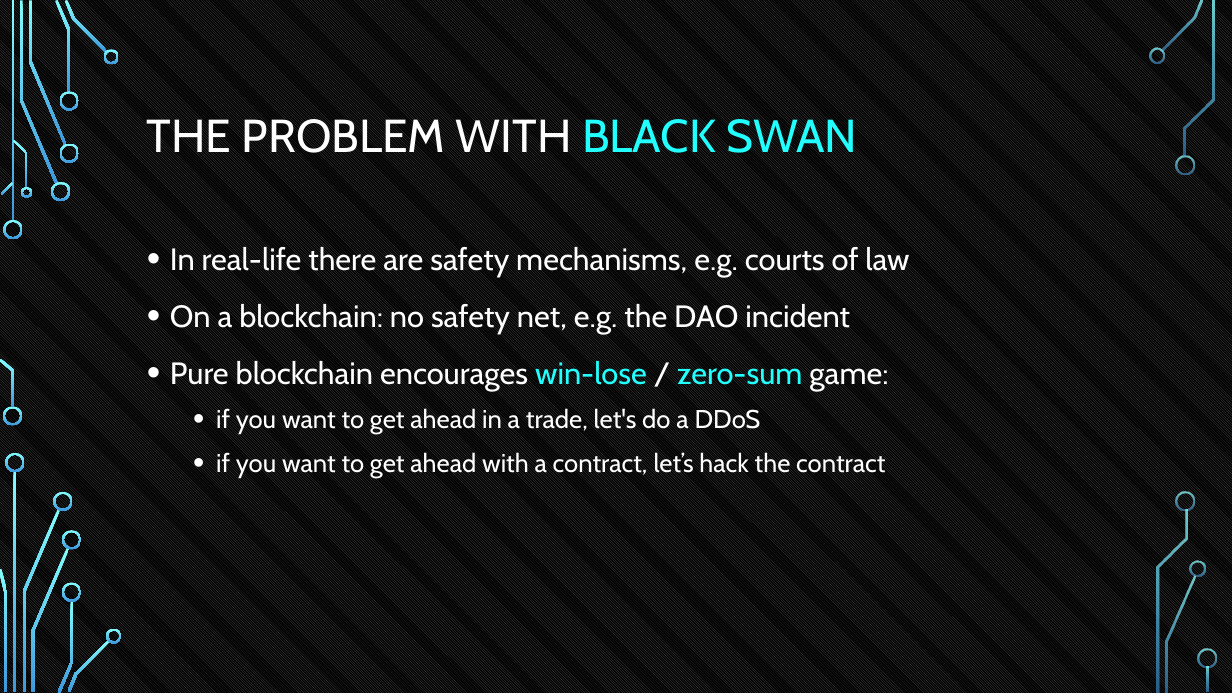
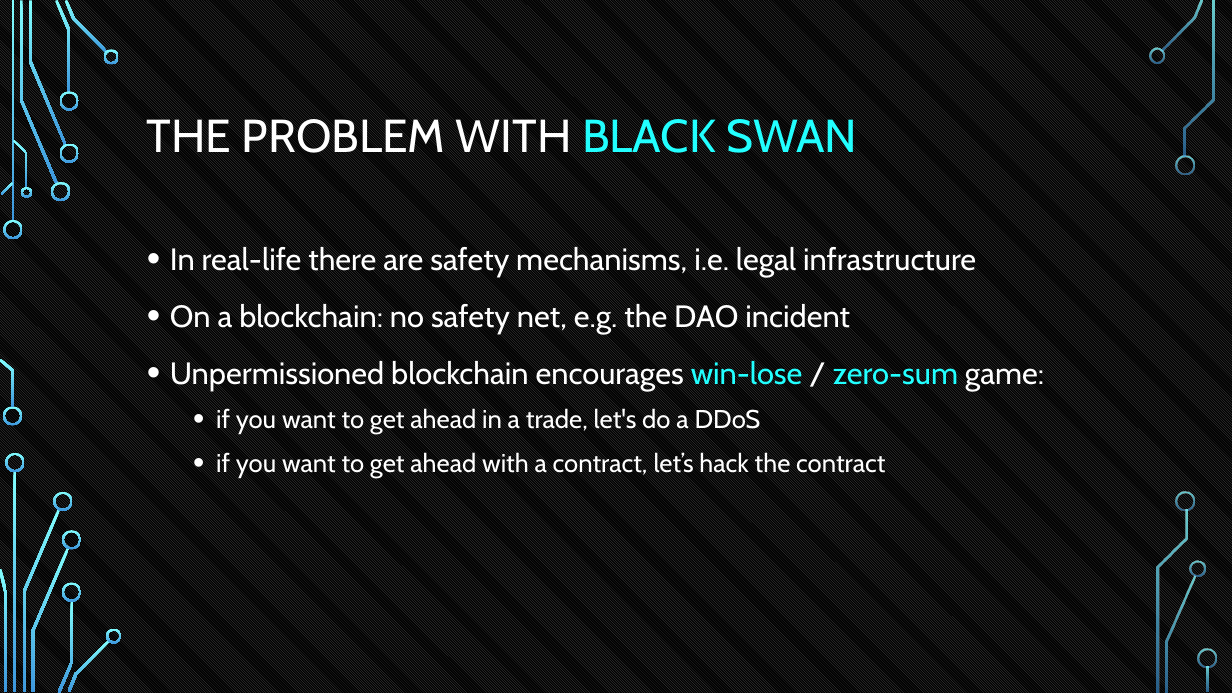
Before and after one commit to tokenika/tokenika.github.io, a slide deck: slide 8 of eostalk/EOS Talk Lodz2.pptx (slide 9 before the commit). Drawn at 1232x693 pixels with LibreOffice and Linux fonts; fonts in the diff are those of the drawing; background and template pictures are left out. Boxes give left, top, right and bottom in pixels: in the first picture for what was removed or moved away, otherwise in the second. Text is boxed around its words. In the diff, an @@ line names an element or a change of style, - is before the commit and + after.

```diff
--- a/eostalk/EOS Talk Lodz2.pptx
+++ b/eostalk/EOS Talk Lodz2.pptx
@@ text at <box>170,246,976,276</box>: text changed @@
-• In real-life there are safety mechanisms, e.g. courts of law
+• In real-life there are safety mechanisms, i.e. legal infrastructure
@@ text at <box>170,360,1044,391</box>: text changed @@
-• Pure blockchain encourages win-lose / zero-sum game:
+• Unpermissioned blockchain encourages win-lose / zero-sum game:
```
Also in this commit, not shown: 7 other slides changed, 1 slide added, 2 other files.
